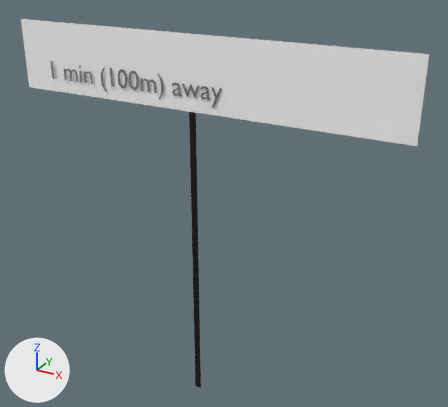
Before and after pictures for a commit that changed the glTF model back-ar-maps/app/static/3d_models/sign.glb.
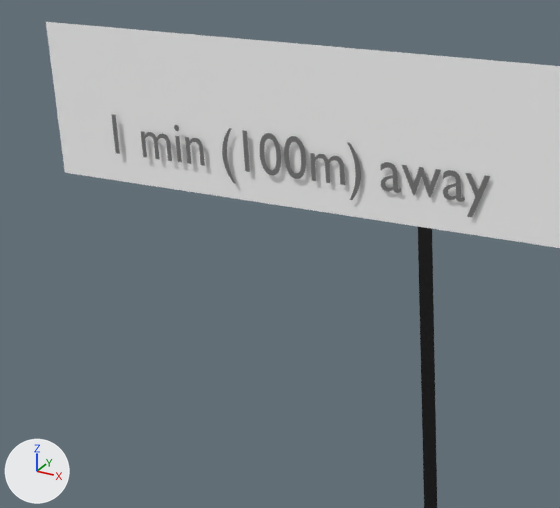
Each version is shown whole from a 50 mm camera at (1.68, -3.19, 1.8) aimed at (0.12, -0.35, 0.38), then close up on the part from 0% to 57% of the width and 2% to 59% of the height. The lights are fixed; the arrows at lower left show +X, +Y and +Z. Where no turn or scale is listed for an object, it has been applied to the vertices.

The older version as bpy lines, for what is in view:
```python
me_plane = bpy.data.meshes.new('Plane')
me_plane.from_pydata([(-1.0, -1.0, 0.0), (1.0, -1.0, 0.0), (-1.0, 1.0, 0.0), (1.0, 1.0, 0.0)], [], [(0, 1, 3), (0, 3, 2)])
me_plane.materials.append(mat_material_001)  # white #ffffff
me_plane_001 = bpy.data.meshes.new('Plane.001')
me_plane_001.from_pydata([(-0.02, 0.0, 0.9), (-0.02, 0.0, -0.9), (0.02, 0.0, 0.9), (0.02, 0.0, -0.9)], [], [(0, 1, 3), (0, 3, 2)])
me_plane_001.materials.append(mat_material_002)  # black #000000
me_text = bpy.data.meshes.new('Text')
me_text.from_pydata(...)  # 992 vertices, 970 faces; spans x 0.03..1.163, y 0.0, z -0.034..0.104
me_text.materials.append(mat_material_004)  # grey #7a7a7a
ob_plane = bpy.data.objects.new('Plane', me_plane)
ob_plane.location = (0.007, -0.489, 1.131)
ob_plane.rotation_euler = (1.576, 1.571, 0.0)  # degrees (90, 90, 0)
ob_plane.scale = (0.2, 1.16, -0.58)
ob_plane_001 = bpy.data.objects.new('Plane.001', me_plane_001)
ob_plane_001.location = (0.007, -0.489, 0.031)
ob_text = bpy.data.objects.new('Text', me_text)
ob_text.location = (-0.974, -0.497, 1.009)
```
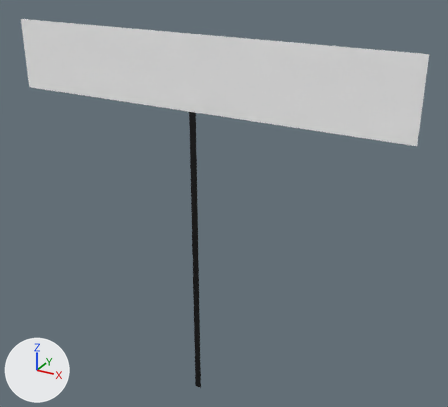
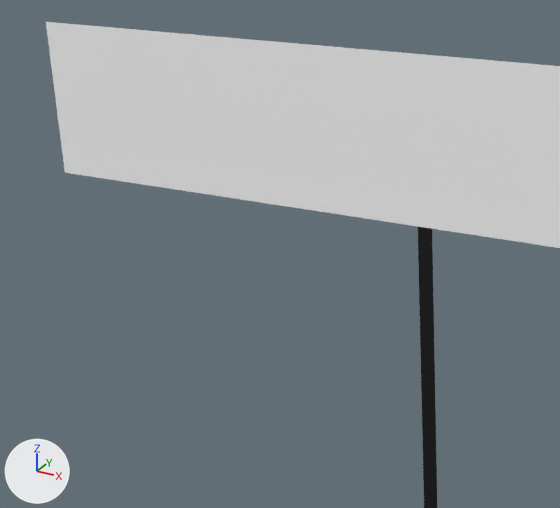
Pixel boxes [x1, y1, x2, y2] of what changed, in the close-ups (560 x 508 px):
'Text', deleted: before [111, 114, 490, 217]

The change, as a diff of the scene's bpy script:
```diff
--- a/back-ar-maps/app/static/3d_models/sign.glb.py
+++ b/back-ar-maps/app/static/3d_models/sign.glb.py
@@ ob_text @@
-ob_text = bpy.data.objects.new('Text', me_text)
-ob_text.location = (-0.974, -0.497, 1.009)
```
